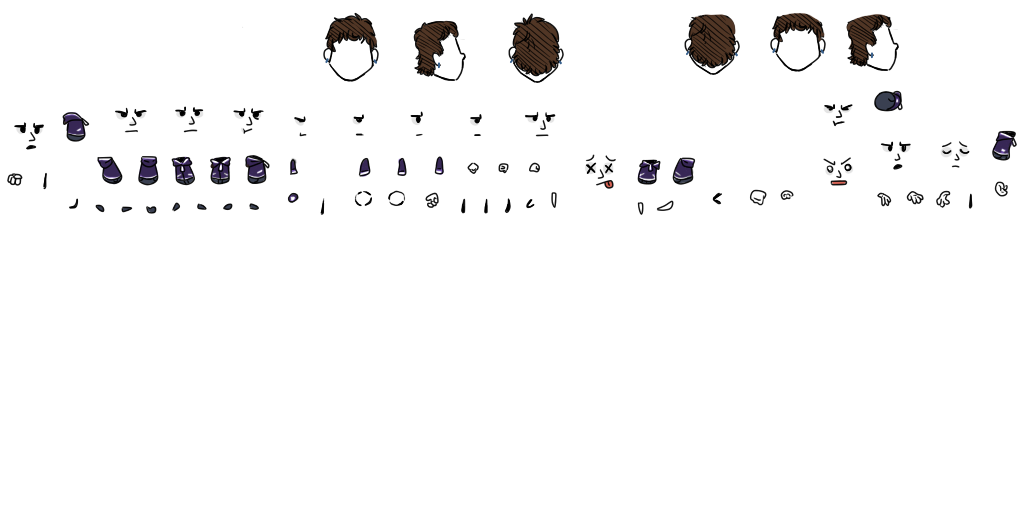
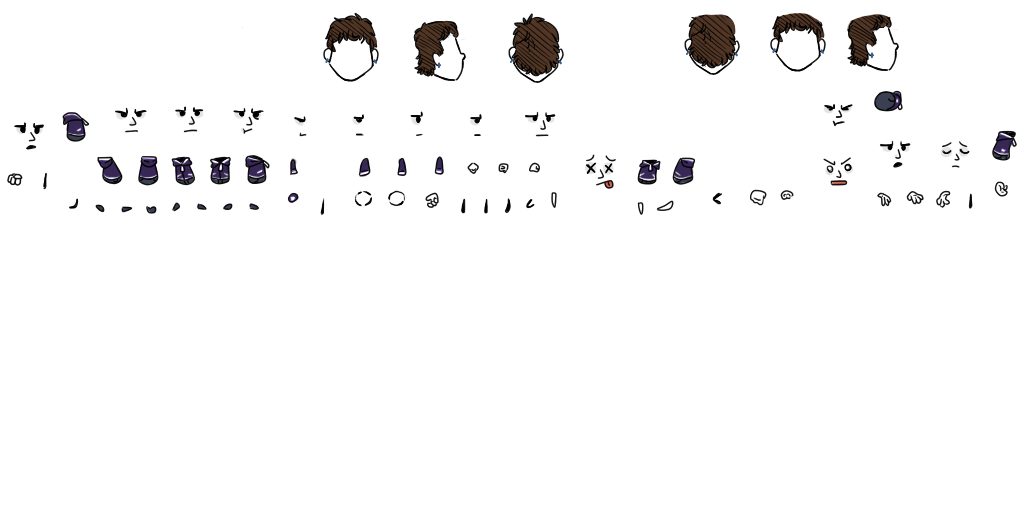
Two versions of the same layered image (w=1024, h=512). Layer-by-layer changes:
painted on "Layer5" over bbox(846, 20, 911, 170)
